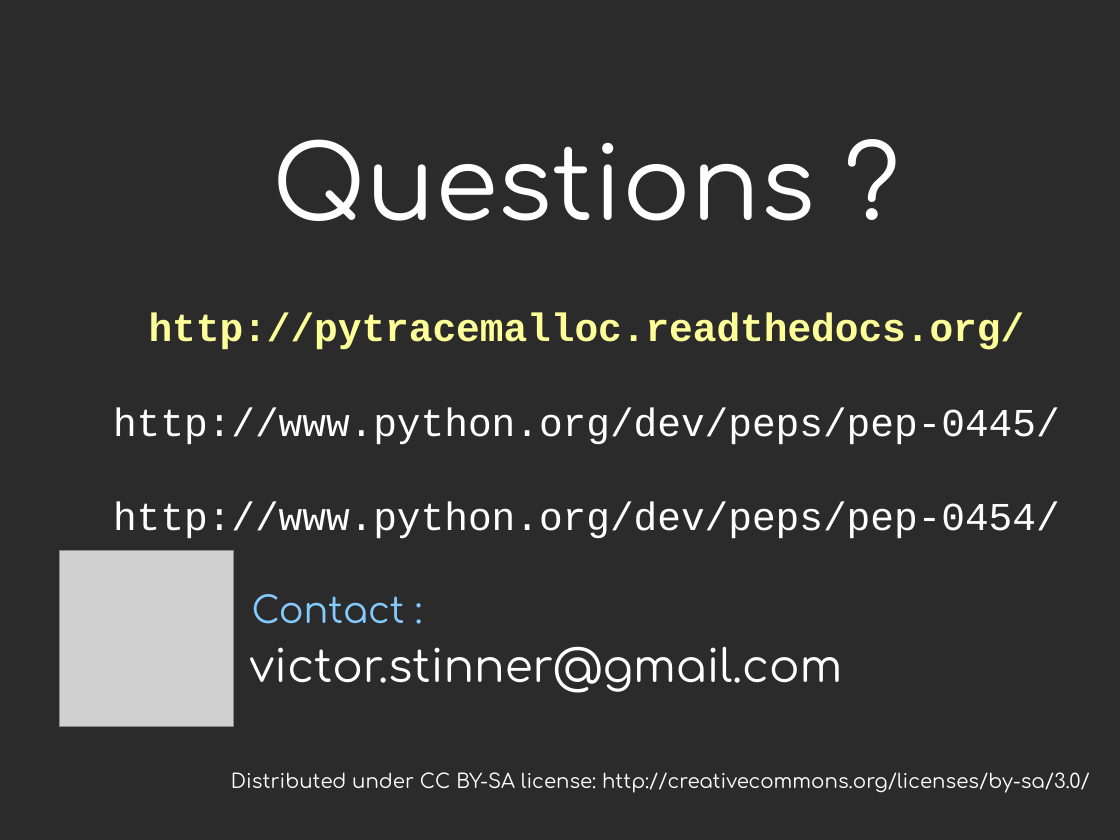
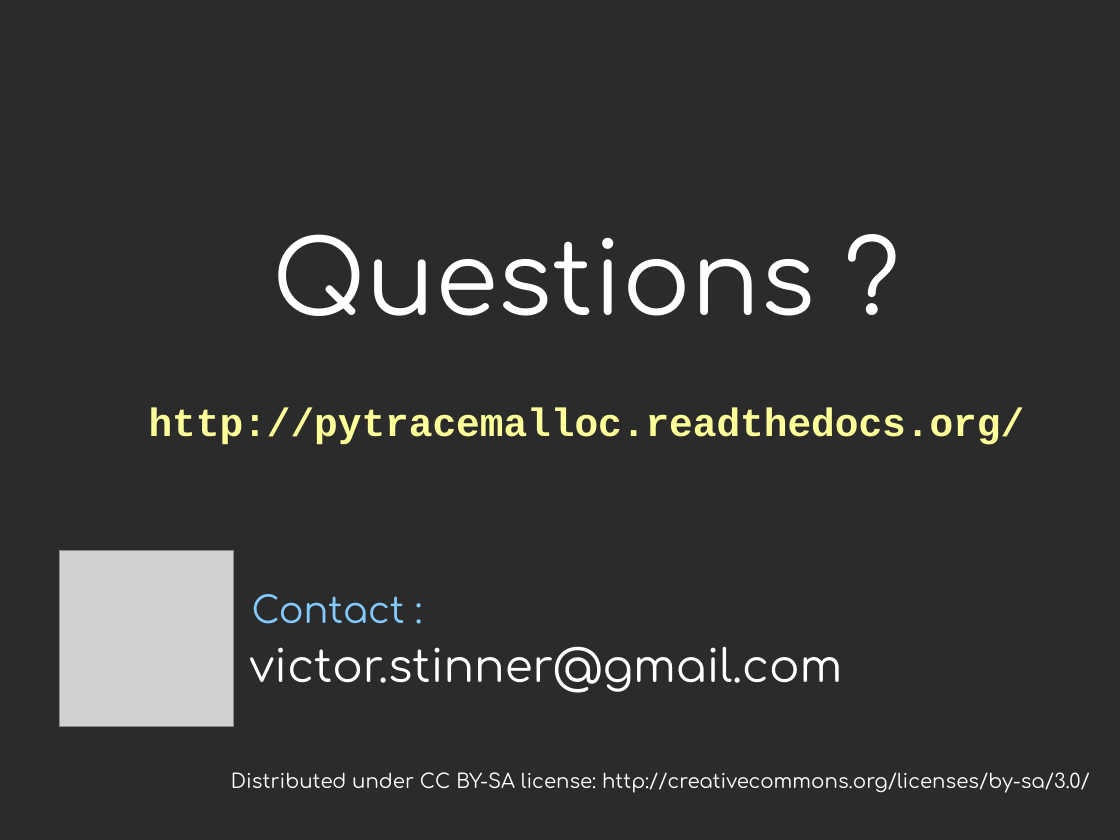
Before and after one commit to vstinner/talks, a slide deck: slide 22 of 2014-Pycon-Montreal/tracemalloc.odp. Drawn at 1120x840 pixels with LibreOffice and Linux fonts; fonts in the diff are those of the drawing; grey boxes stand for pictures; background and template pictures are left out; a plain dark background stands for a picture behind light text. Boxes give left, top, right and bottom in pixels: in the first picture for what was removed or moved away, otherwise in the second. Text is boxed around its words. In the diff, an @@ line names an element or a change of style, - is before the commit and + after.

```diff
--- a/2014-Pycon-Montreal/tracemalloc.odp
+++ b/2014-Pycon-Montreal/tracemalloc.odp
@@ title at [149,234,1025,445]: text changed; text colour #FFFFFF to #FFFF99; bold on @@
-Questions ?
-http://pytracemalloc.readthedocs.org/
-http://www.python.org/dev/peps/pep-0445/
-http://www.python.org/dev/peps/pep-0454/
+Questions ?
+http://pytracemalloc.readthedocs.org/
```
Also in this commit, not shown: 6 other slides changed, 2 slides added, 2 slides removed, 3 other files.
